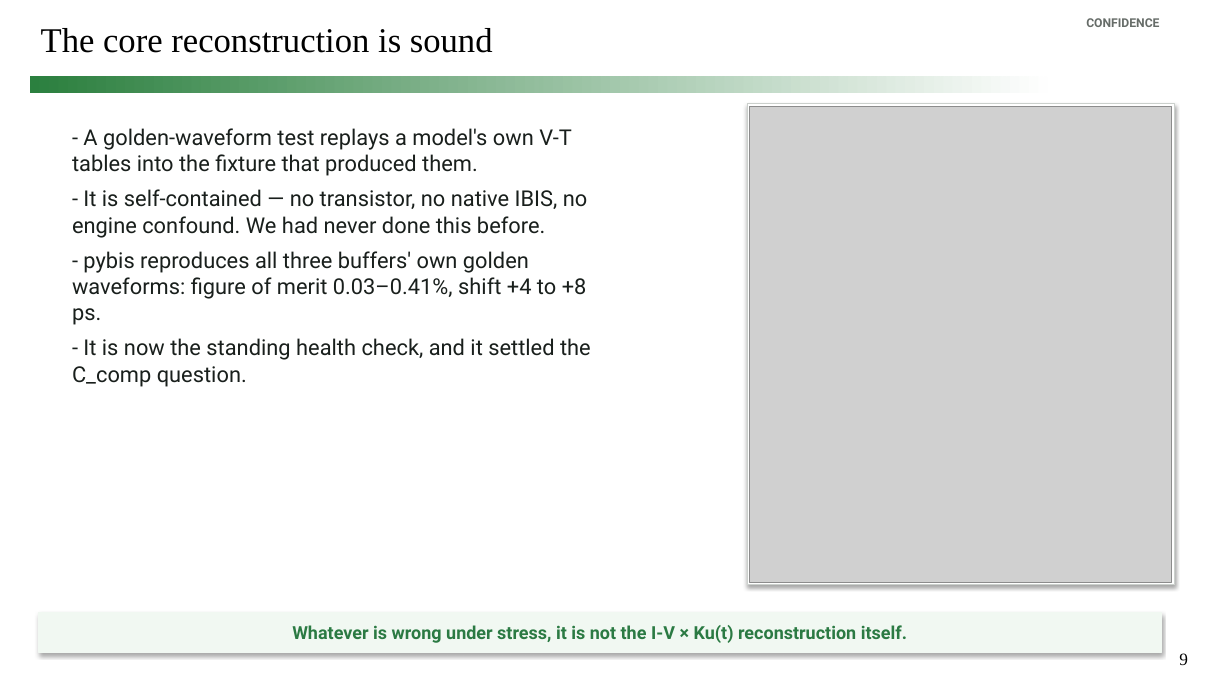
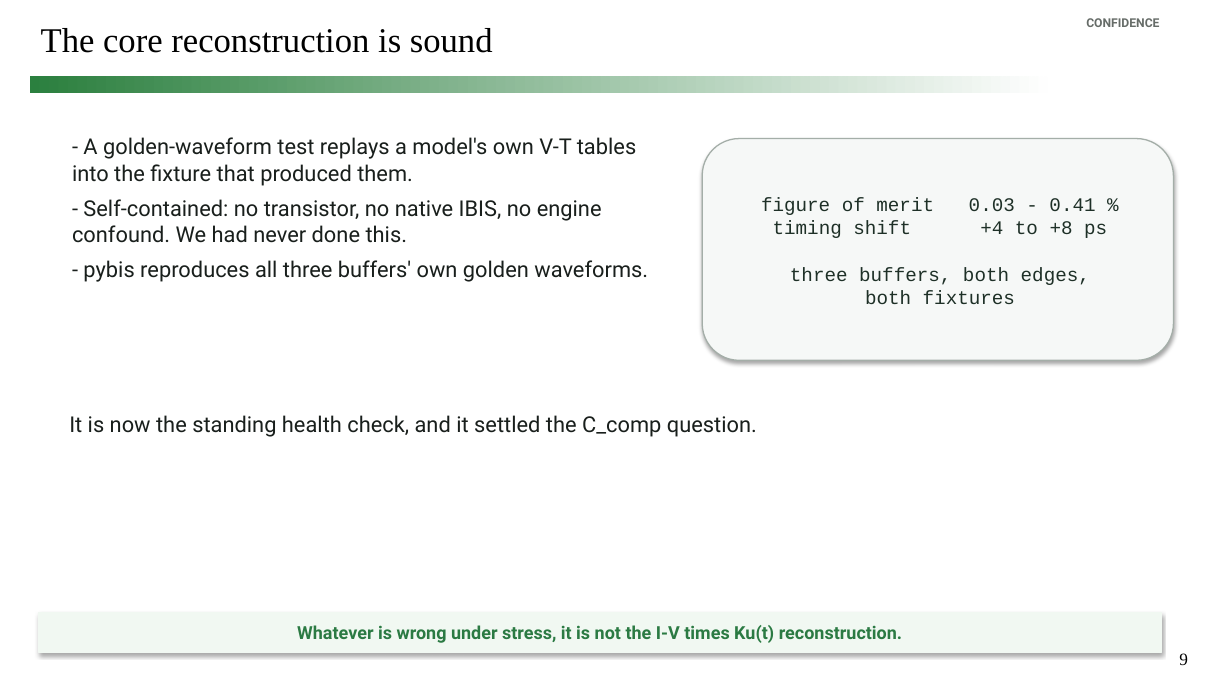
Before and after one commit to simon9721/ibis_comparison, a slide deck: slide 9 of results/meeting_deck_2026-09-04/ibis_pybis_status_2026-09-04.pptx. Drawn at 1232x693 pixels with LibreOffice and Linux fonts; fonts in the diff are those of the drawing; grey boxes stand for pictures. Boxes give left, top, right and bottom in pixels: in the first picture for what was removed or moved away, otherwise in the second. Text is boxed around its words. In the diff, an @@ line names an element or a change of style, - is before the commit and + after.

```diff
--- a/results/meeting_deck_2026-09-04/ibis_pybis_status_2026-09-04.pptx
+++ b/results/meeting_deck_2026-09-04/ibis_pybis_status_2026-09-04.pptx
@@ rectangle removed at (x1=748, y1=104, x2=1176, y2=585) @@
@@ picture removed at (x1=750, y1=106, x2=1173, y2=582) @@
@@ text "- A golden-waveform test replays ..." moved from (x1=72, y1=128, x2=591, y2=387) to (x1=72, y1=137, x2=648, y2=282) @@
@@ rounded rectangle added at (x1=702, y1=139, x2=1174, y2=360), fill #F6F8F7, outline #A4AEA8 1 pt, 15 pt, text #1E3027 @@
+figure of merit 0.03 - 0.41 %
+timing shift +4 to +8 ps
+three buffers, both edges,
+both fixtures
@@ text at (x1=72, y1=199, x2=648, y2=282): text changed @@
-- It is self-contained — no transistor, no native IBIS, no engine confound. We had never done this before.
-- pybis reproduces all three buffers' own golden waveforms: figure of merit 0.03–0.41%, shift +4 to +8 ps.
-- It is now the standing health check, and it settled the C_comp question.
+- Self-contained: no transistor, no native IBIS, no engine confound. We had never done this.
+- pybis reproduces all three buffers' own golden waveforms.
@@ text added at (x1=69, y1=415, x2=757, y2=437), 17 pt, text #191F1C @@
+It is now the standing health check, and it settled the C_comp question.
@@ text in rectangle at (x1=297, y1=625, x2=902, y2=643): text changed @@
-Whatever is wrong under stress, it is not the I-V × Ku(t) reconstruction itself.
+Whatever is wrong under stress, it is not the I-V times Ku(t) reconstruction.
```
Also in this commit, not shown: 12 other slides changed, 2 slides added, 1 slide removed, 9 other files.
